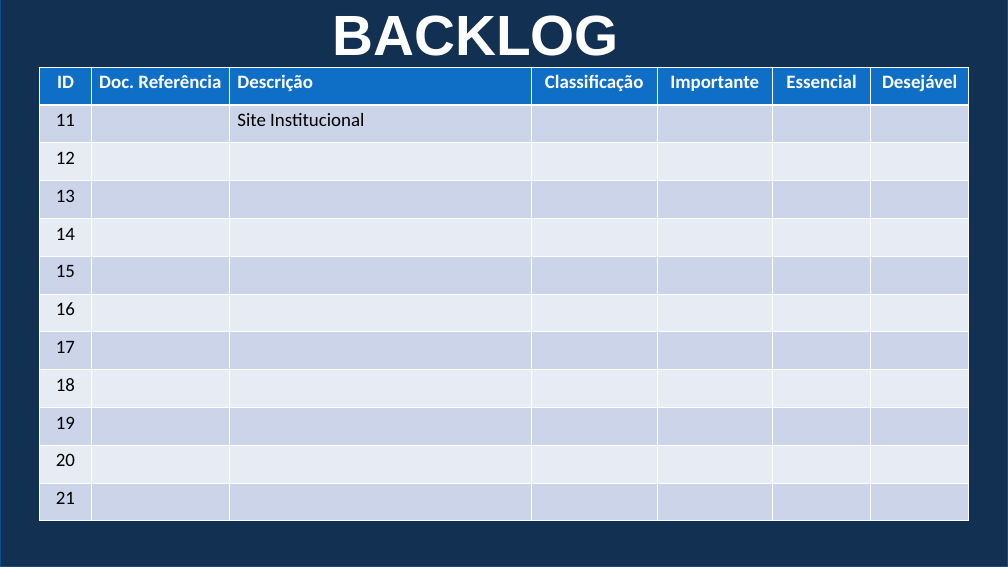
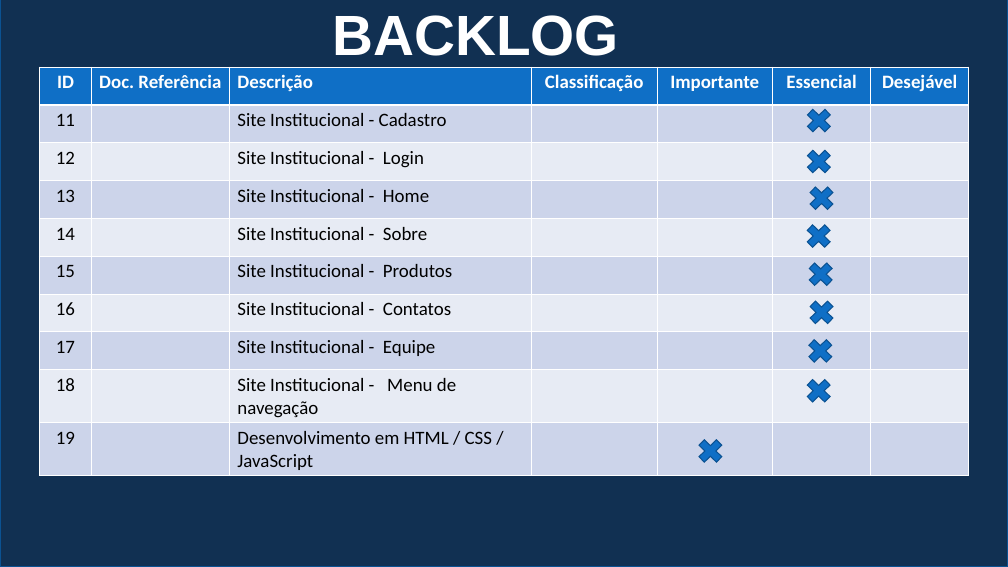
Before and after one commit to PedroRocha10/grupo-03-adsa-20201, a slide deck: slide 10 of documentacao/Pro Eagle apresentação.pptx (slide 11 before the commit). Drawn at 1008x567 pixels with LibreOffice and Linux fonts; fonts in the diff are those of the drawing. Boxes give left, top, right and bottom in pixels: in the first picture for what was removed or moved away, otherwise in the second. Text is boxed around its words. In the diff, an @@ line names an element or a change of style, - is before the commit and + after.

Commit message:
Apresentação ppt v5.0

```diff
--- a/documentacao/Pro Eagle apresentação.pptx
+++ b/documentacao/Pro Eagle apresentação.pptx
@@ table at [39,67,969,476] @@
-row 2: 11 |  | Site Institucional |  |  |  | 
-row 3: 12 |  |  |  |  |  | 
-row 4: 13 |  |  |  |  |  | 
-row 5: 14 |  |  |  |  |  | 
-row 6: 15 |  |  |  |  |  | 
-row 7: 16 |  |  |  |  |  | 
-row 8: 17 |  |  |  |  |  | 
-row 9: 18 |  |  |  |  |  | 
-row 10: 19 |  |  |  |  |  | 
-row 11: 20 |  |  |  |  |  | 
-row 12: 21 |  |  |  |  |  | 
+row 2: 11 |  | Site Institucional - Cadastro |  |  |  | 
+row 3: 12 |  | Site Institucional - Login |  |  |  | 
+row 4: 13 |  | Site Institucional - Home |  |  |  | 
+row 5: 14 |  | Site Institucional - Sobre |  |  |  | 
+row 6: 15 |  | Site Institucional - Produtos |  |  |  | 
+row 7: 16 |  | Site Institucional - Contatos |  |  |  | 
+row 8: 17 |  | Site Institucional - Equipe |  |  |  | 
+row 9: 18 |  | Site Institucional - Menu de navegação |  |  |  | 
+row 10: 19 |  | Desenvolvimento em HTML / CSS / JavaScript |  |  |  | 
@@ cross added at [802,104,836,137], fill #0F6FC6, outline #0B5292 1 pt @@
@@ cross added at [802,145,836,178], fill #0F6FC6, outline #0B5292 1 pt @@
@@ cross added at [805,182,838,215], fill #0F6FC6, outline #0B5292 1 pt @@
@@ cross added at [802,220,836,253], fill #0F6FC6, outline #0B5292 1 pt @@
@@ cross added at [804,258,837,290], fill #0F6FC6, outline #0B5292 1 pt @@
@@ cross added at [805,296,838,329], fill #0F6FC6, outline #0B5292 1 pt @@
@@ cross added at [804,335,837,368], fill #0F6FC6, outline #0B5292 1 pt @@
@@ cross added at [802,374,836,407], fill #0F6FC6, outline #0B5292 1 pt @@
@@ cross added at [693,435,727,467], fill #0F6FC6, outline #0B5292 1 pt @@
```
Also in this commit, not shown: 1 other slide changed, 1 slide removed, 1 other file.
